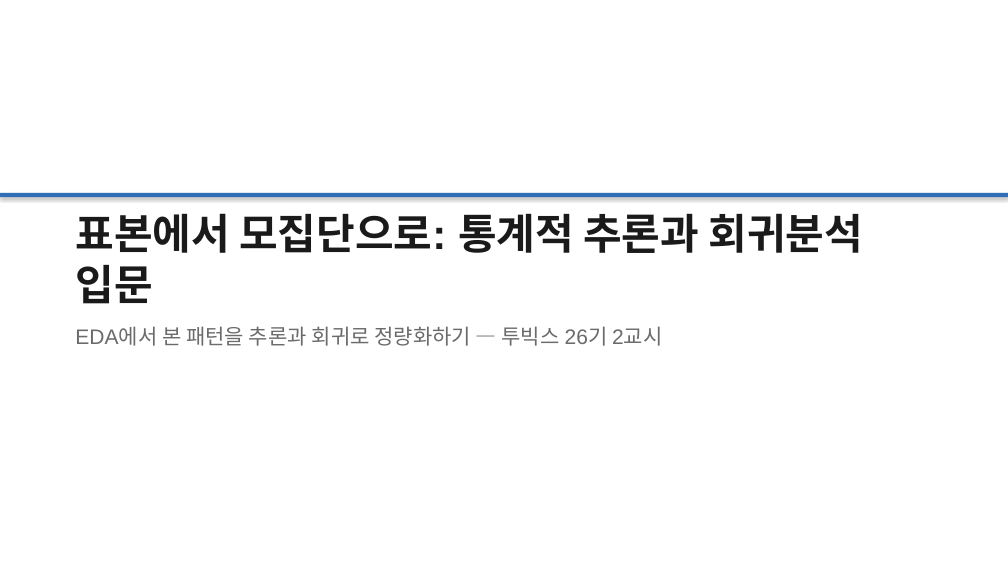
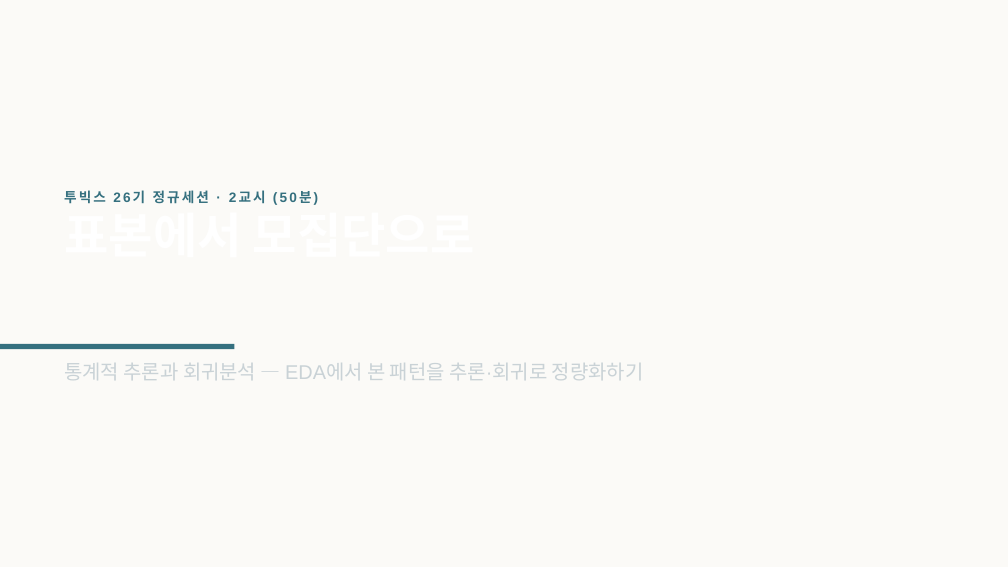
Before and after one commit to Feellived/tobigs-26th-stat-inference-regression, a slide deck: slide 1 of lecture/발표자료_통계적추론과회귀분석.pptx. Drawn at 1008x567 pixels with LibreOffice and Linux fonts; fonts in the diff are those of the drawing. Boxes give left, top, right and bottom in pixels: in the first picture for what was removed or moved away, otherwise in the second. Text is boxed around its words. In the diff, an @@ line names an element or a change of style, - is before the commit and + after.

```diff
--- a/lecture/발표자료_통계적추론과회귀분석.pptx
+++ b/lecture/발표자료_통계적추론과회귀분석.pptx
@@ rectangle: place and size @@
-rectangle at <box>0,193,1008,197</box>
+rectangle at <box>0,0,1008,567</box>
@@ rectangle at <box>0,0,1008,567</box>: fill #2F6DB5 to #FBFAF7; shadow off @@
@@ text added at <box>64,190,475,268</box>, 13 pt, text #35707F, bold @@
+투빅스 26기 정규세션 · 2교시 (50분)
+표본에서 모집단으로
@@ rectangle added at <box>0,344,234,349</box>, fill #35707F @@
@@ text at <box>64,363,644,380</box>: text changed; size 20 to 19 pt; text colour #6B6B6B to #C9D2D6 @@
-표본에서 모집단으로: 통계적 추론과 회귀분석 입문
-EDA에서 본 패턴을 추론과 회귀로 정량화하기 — 투빅스 26기 2교시
+통계적 추론과 회귀분석 — EDA에서 본 패턴을 추론·회귀로 정량화하기
```
Also in this commit, not shown: 24 other slides changed, 20 slides added, 14 slides removed, 4 other files.
